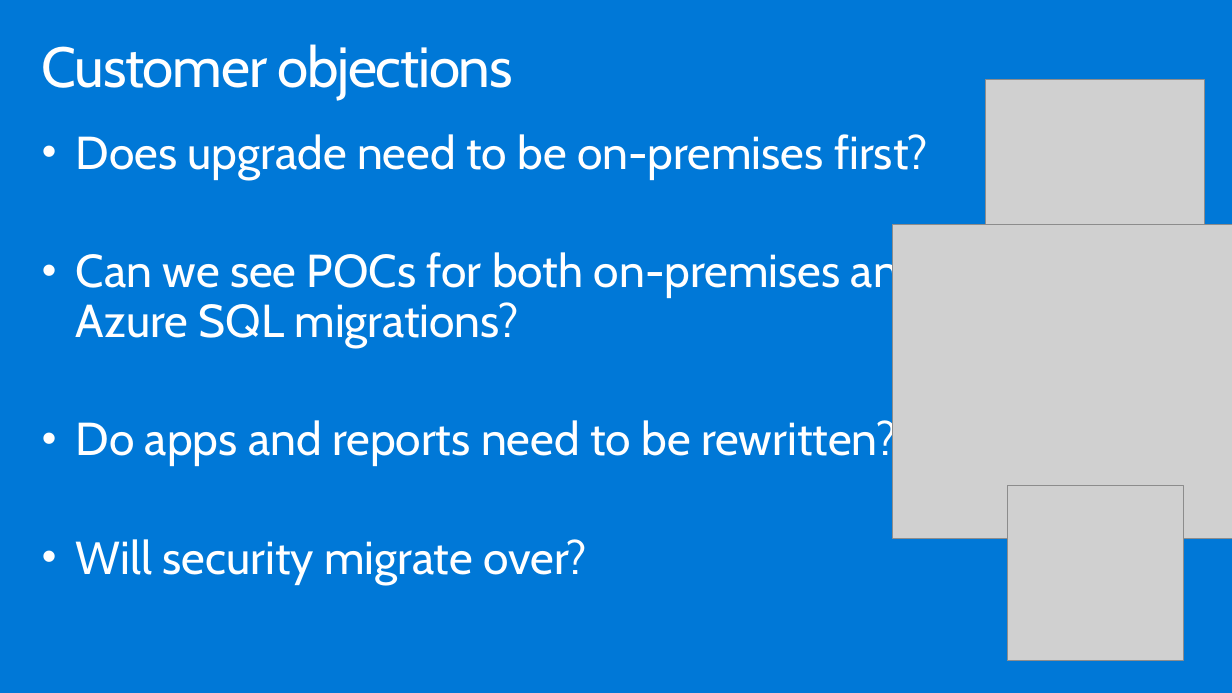
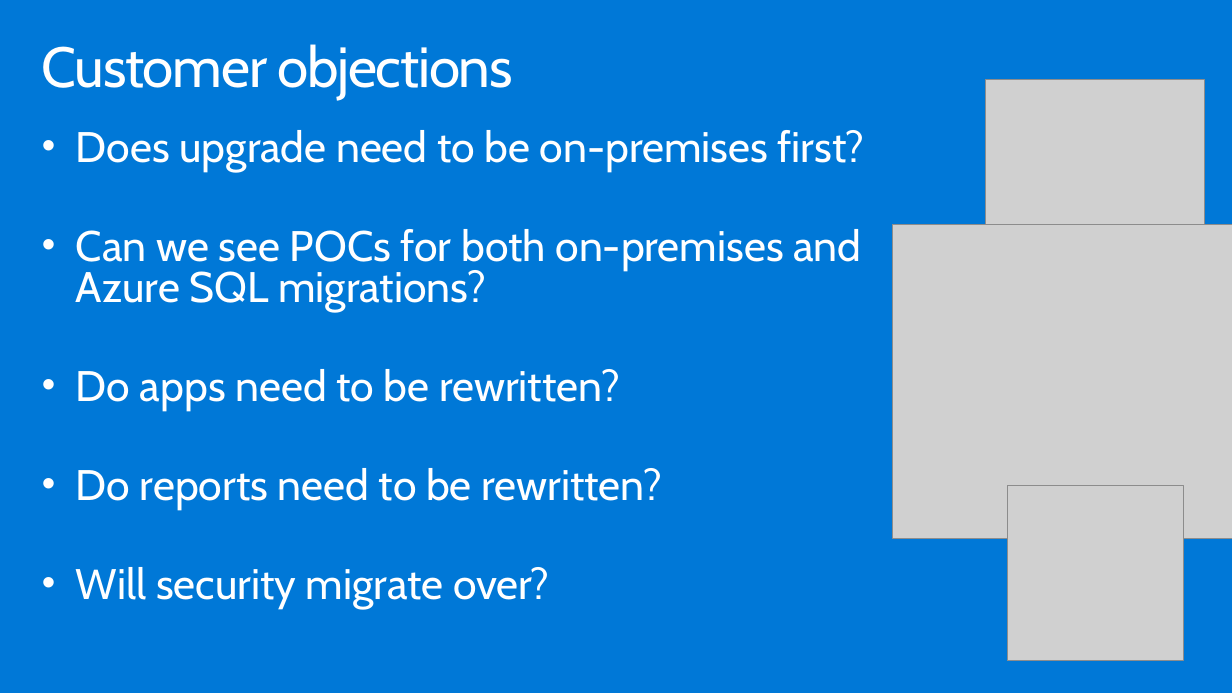
Before and after one commit to tejaswini972/MCW-Data-Platform-upgrade-and-migration, a slide deck: slide 8 of Whiteboard design session/WDS trainer presentation - Data platform upgrade and migration.pptx. Drawn at 1232x693 pixels with LibreOffice and Linux fonts; fonts in the diff are those of the drawing; grey boxes stand for pictures. Boxes give left, top, right and bottom in pixels: in the first picture for what was removed or moved away, otherwise in the second. Text is boxed around its words. In the diff, an @@ line names an element or a change of style, - is before the commit and + after.

```diff
--- a/Whiteboard design session/WDS trainer presentation - Data platform upgrade and migration.pptx
+++ b/Whiteboard design session/WDS trainer presentation - Data platform upgrade and migration.pptx
@@ text at (x1=76, y1=130, x2=865, y2=610): size 36 to 33.3 pt in "Does upgrade need to be on-premises first?", "Can we see POCs for both on-premises ...", "Will security migrate over?"; line spacing 0.9 to 0.8 @@
@@ text at (x1=76, y1=369, x2=662, y2=510): text changed; size 36 to 33.3 pt @@
-• Do apps and reports need to be rewritten?
+• Do apps need to be rewritten?
+• Do reports need to be rewritten?
```
Also in this commit, not shown: 3 other slides changed, 1 other file.
